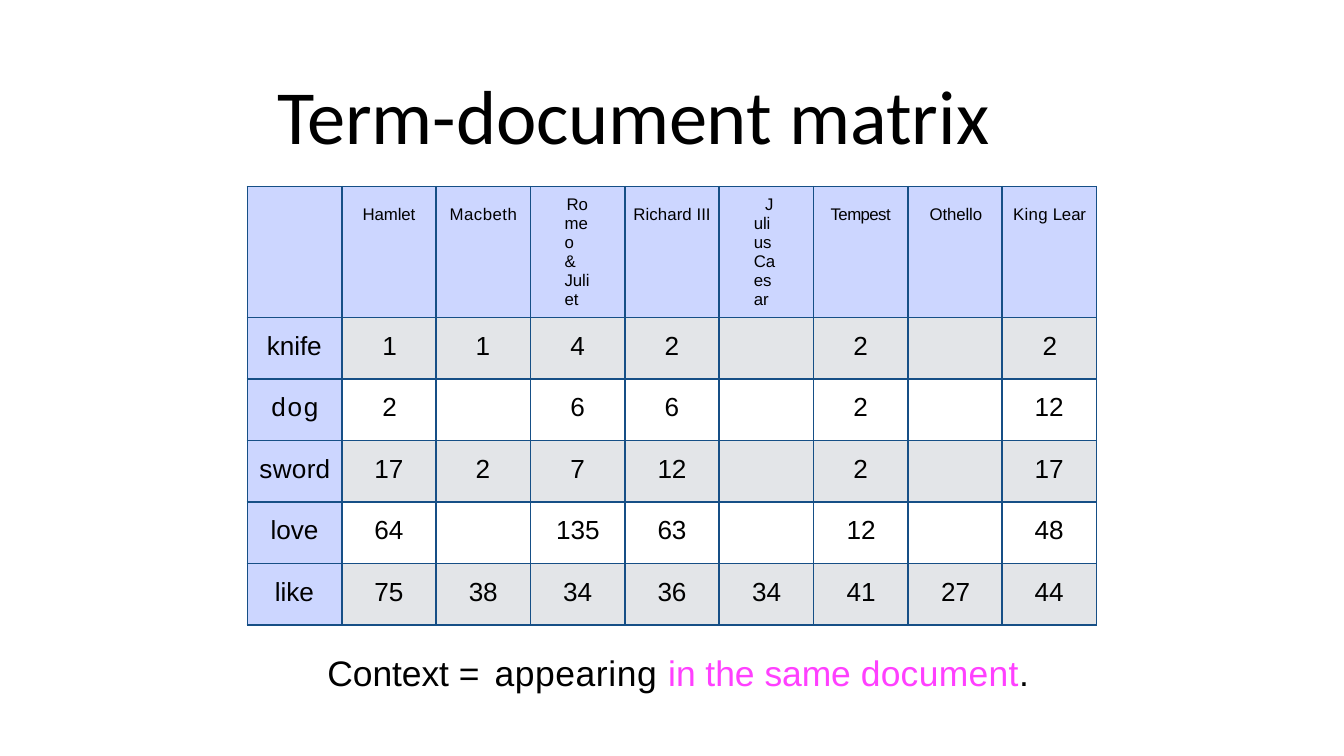
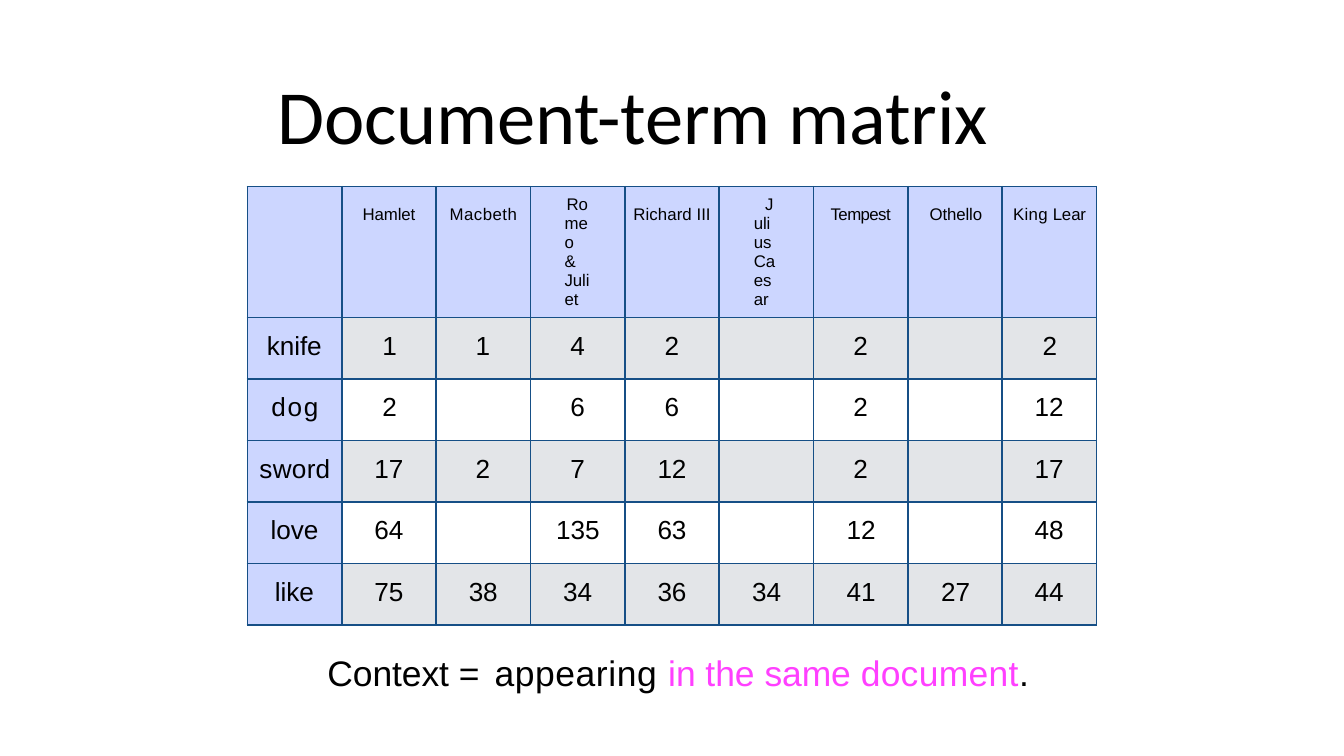
Before and after one commit to jhaber-zz/computational-text-analysis-intro-2019, a slide deck: slide 27 of intro_slides_textxd_2019.pptx (slide 28 before the commit). Drawn at 1344x756 pixels with LibreOffice and Linux fonts; fonts in the diff are those of the drawing. Boxes give left, top, right and bottom in pixels: in the first picture for what was removed or moved away, otherwise in the second. Text is boxed around its words. In the diff, an @@ line names an element or a change of style, - is before the commit and + after.

```diff
--- a/intro_slides_textxd_2019.pptx
+++ b/intro_slides_textxd_2019.pptx
@@ title at [277,91,988,145]: text changed @@
-Term-document matrix
+Document-term matrix
```
Also in this commit, not shown: 5 other slides changed, 1 slide added.
